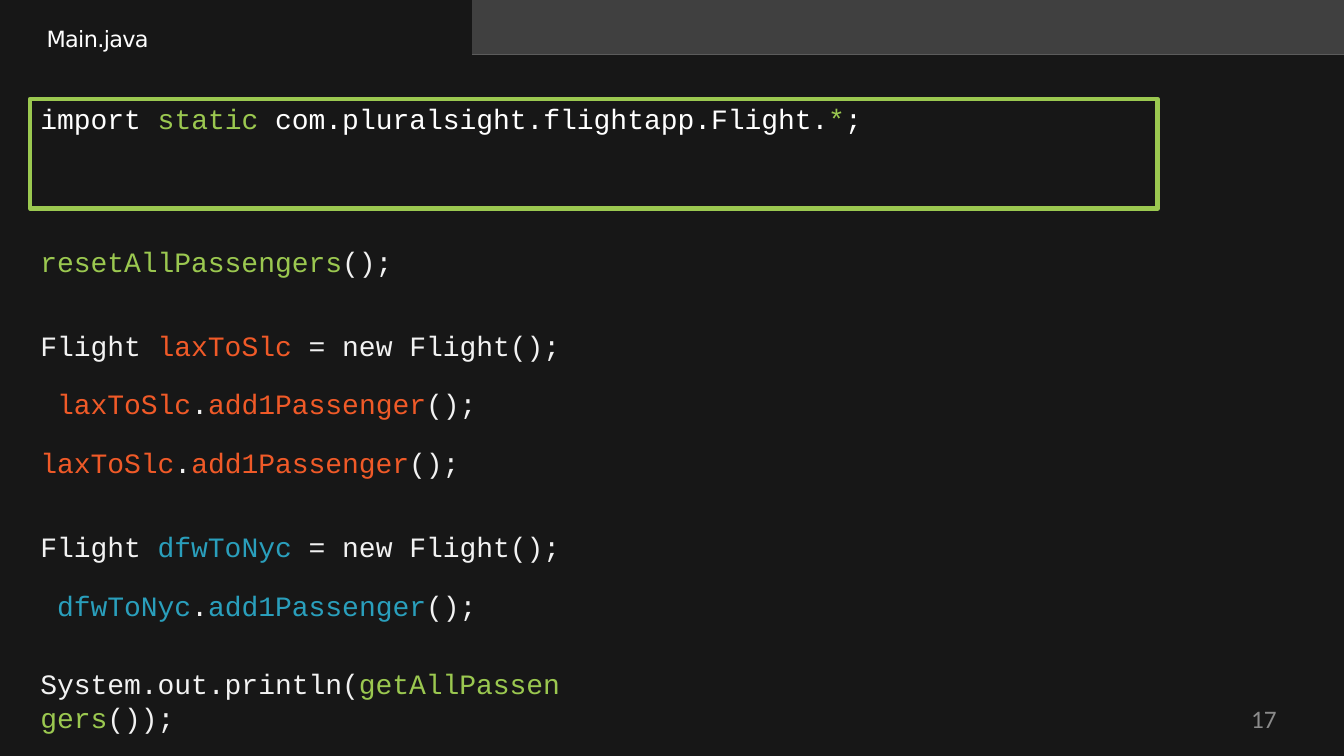
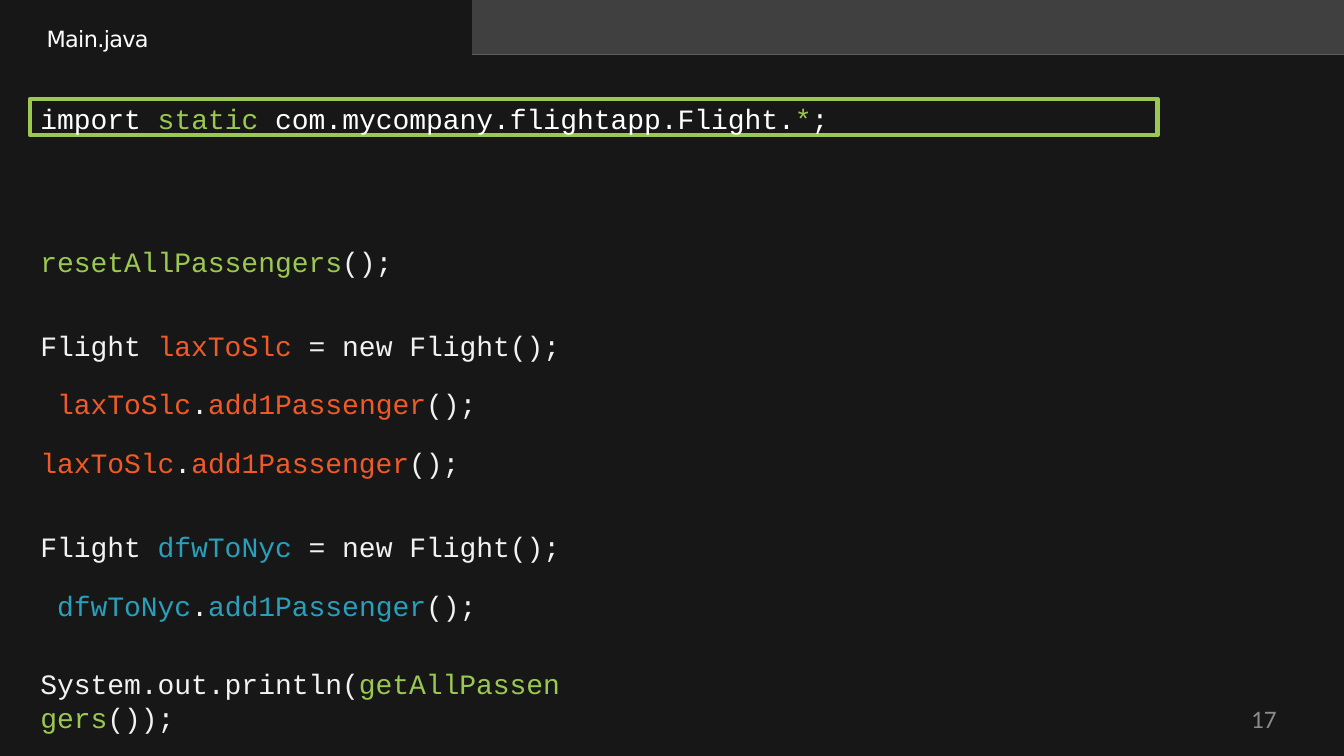
Before and after one commit to StevenJoseph19/JR-31, a slide deck: slide 17 of 1. Core Java 8/Day 3/Slides/4. Using Static Members/using-static-members-slides.pptx. Drawn at 1344x756 pixels with LibreOffice and Linux fonts; fonts in the diff are those of the drawing; background and template pictures are left out. Boxes give left, top, right and bottom in pixels: in the first picture for what was removed or moved away, otherwise in the second. Text is boxed around its words. In the diff, an @@ line names an element or a change of style, - is before the commit and + after.

```diff
--- a/1. Core Java 8/Day 3/Slides/4. Using Static Members/using-static-members-slides.pptx
+++ b/1. Core Java 8/Day 3/Slides/4. Using Static Members/using-static-members-slides.pptx
@@ title "import static com.mycompany.flightapp.Flight.*;": place and size @@
-title "import static com.mycompany.flightapp.Flight.*;" at bbox=[30, 99, 1158, 209]
+title "import static com.mycompany.flightapp.Flight.*;" at bbox=[30, 99, 1158, 135]
@@ title at bbox=[40, 109, 828, 137]: text changed @@
-import static com.pluralsight.flightapp.Flight.*;
+import static com.mycompany.flightapp.Flight.*;
```
Also in this commit, not shown: 2 other slides changed, 2 other files.
